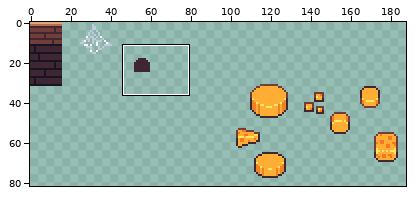
Sprite sheet, stored at src/assets/images/map/spritesheet_cheese_map.png. Above: a wide view before the commit, with the close-up outlined.
Close-up. Old version:
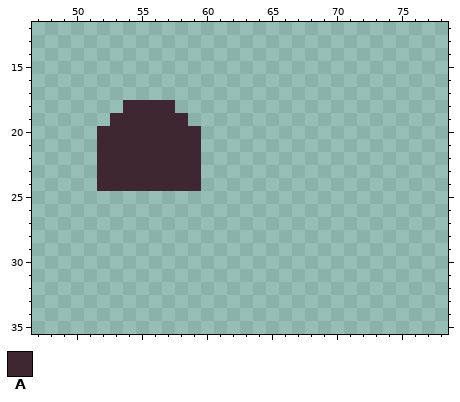
The file is 208x96 pixels. Colours within 5 levels of each other are drawn and written as one. Shown: x 47..78, y 12..35. The wide view leaves out empty margins.
Palette (. is transparent): A #3e2731
Pixels before, first column x 52:
18 ..AAAA..
19 .AAAAAA.
20 AAAAAAAA
21 AAAAAAAA
22 AAAAAAAA
23 AAAAAAAA
24 AAAAAAAA
After the commit:
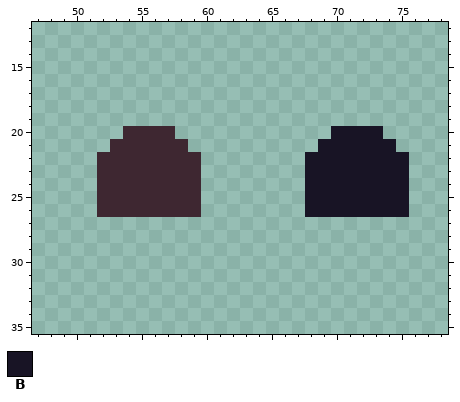
Colours new in this view: B #181425
What changed:
{"y":18,"x":54,"old":"AAAA","new":"...."}
{"y":19,"x":53,"old":"AAAAAA","new":"......"}
{"y":20,"x":52,"old":"AA","new":".."}
{"y":20,"x":58,"old":"AA","new":".."}
{"y":20,"x":70,"old":"....","new":"BBBB"}
{"y":21,"x":52,"old":"A","new":"."}
{"y":21,"x":59,"old":"A","new":"."}
{"y":21,"x":69,"old":"......","new":"BBBBBB"}
{"y":22,"x":68,"old":"........","new":"BBBBBBBB"}
{"y":23,"x":68,"old":"........","new":"BBBBBBBB"}
{"y":24,"x":68,"old":"........","new":"BBBBBBBB"}
{"y":25,"x":52,"old":"........","new":"AAAAAAAA"}
{"y":25,"x":68,"old":"........","new":"BBBBBBBB"}
{"y":26,"x":52,"old":"........","new":"AAAAAAAA"}
{"y":26,"x":68,"old":"........","new":"BBBBBBBB"}
{"label":"changed","picture_box":[97,100,201,217]}
{"label":"added","picture_box":[305,126,409,217]}
